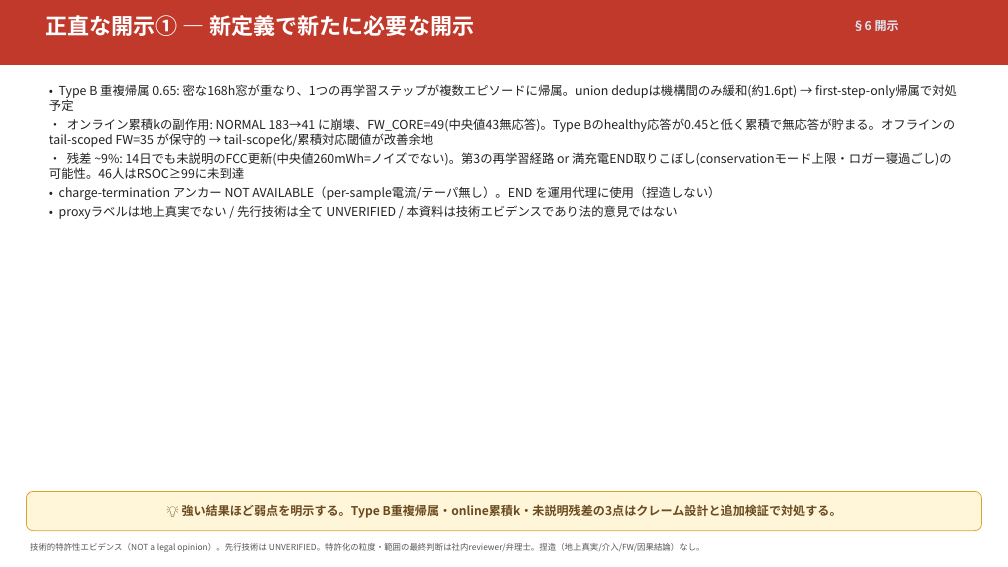
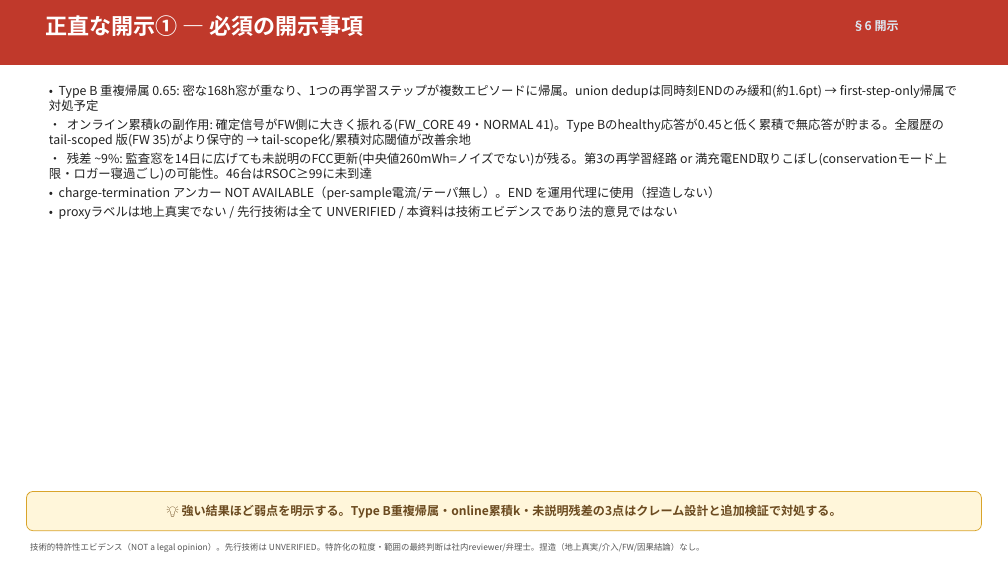
Before and after one commit to naja-hubble/battery-usage-ai, a slide deck: slide 33 of data/reports/fcc_patent_summary_slides_v5_od2.pptx (slide 30 before the commit). Drawn at 1008x567 pixels with LibreOffice and Linux fonts; fonts in the diff are those of the drawing. Boxes give left, top, right and bottom in pixels: in the first picture for what was removed or moved away, otherwise in the second. Text is boxed around its words. In the diff, an @@ line names an element or a change of style, - is before the commit and + after.

```diff
--- a/data/reports/fcc_patent_summary_slides_v5_od2.pptx
+++ b/data/reports/fcc_patent_summary_slides_v5_od2.pptx
@@ text at [45, 15, 364, 36]: text changed @@
-正直な開示① — 新定義で新たに必要な開示
+正直な開示① — 必須の開示事項
@@ text at [49, 84, 957, 180]: text changed @@
-• Type B 重複帰属 0.65: 密な168h窓が重なり、1つの再学習ステップが複数エピソードに帰属。union dedupは機構間のみ緩和(約1.6pt) → first-step-only帰属で対処予定
-• オンライン累積kの副作用: NORMAL 183→41 に崩壊、FW_CORE=49(中央値43無応答)。Type Bのhealthy応答が0.45と低く累積で無応答が貯まる。オフラインの tail-scoped FW=35 が保守的 → tail-scope化/累積対応閾値が改善余地
-• 残差 ~9%: 14日でも未説明のFCC更新(中央値260mWh=ノイズでない)。第3の再学習経路 or 満充電END取りこぼし(conservationモード上限・ロガー寝過ごし)の可能性。46人はRSOC≥99に未到達
+• Type B 重複帰属 0.65: 密な168h窓が重なり、1つの再学習ステップが複数エピソードに帰属。union dedupは同時刻ENDのみ緩和(約1.6pt) → first-step-only帰属で対処予定
+• オンライン累積kの副作用: 確定信号がFW側に大きく振れる(FW_CORE 49・NORMAL 41)。Type Bのhealthy応答が0.45と低く累積で無応答が貯まる。全履歴の tail-scoped 版(FW 35)がより保守的 → tail-scope化/累積対応閾値が改善余地
+• 残差 ~9%: 監査窓を14日に広げても未説明のFCC更新(中央値260mWh=ノイズでない)が残る。第3の再学習経路 or 満充電END取りこぼし(conservationモード上限・ロガー寝過ごし)の可能性。46台はRSOC≥99に未到達
```
Also in this commit, not shown: 26 other slides changed, 6 slides added, 12 other files.
